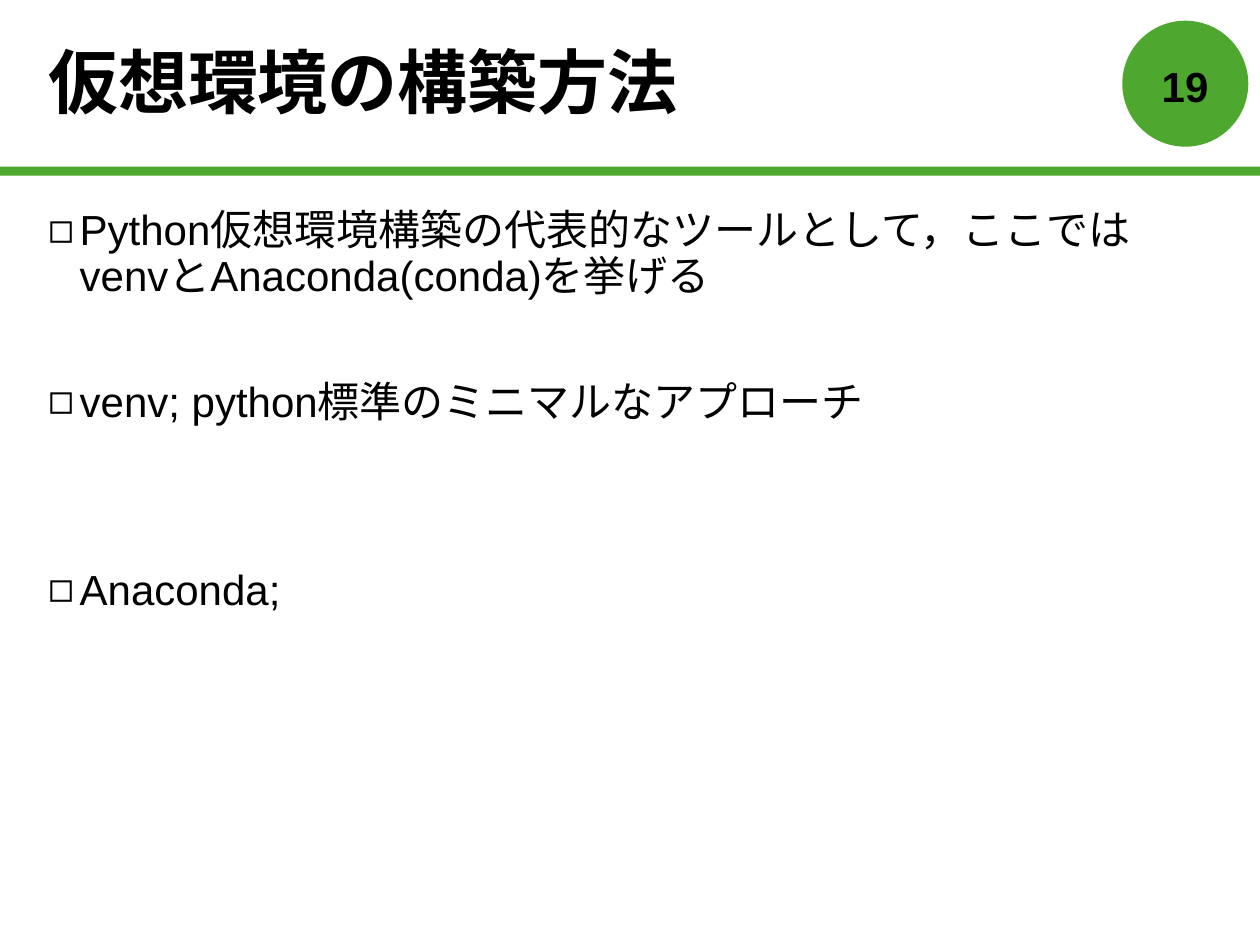
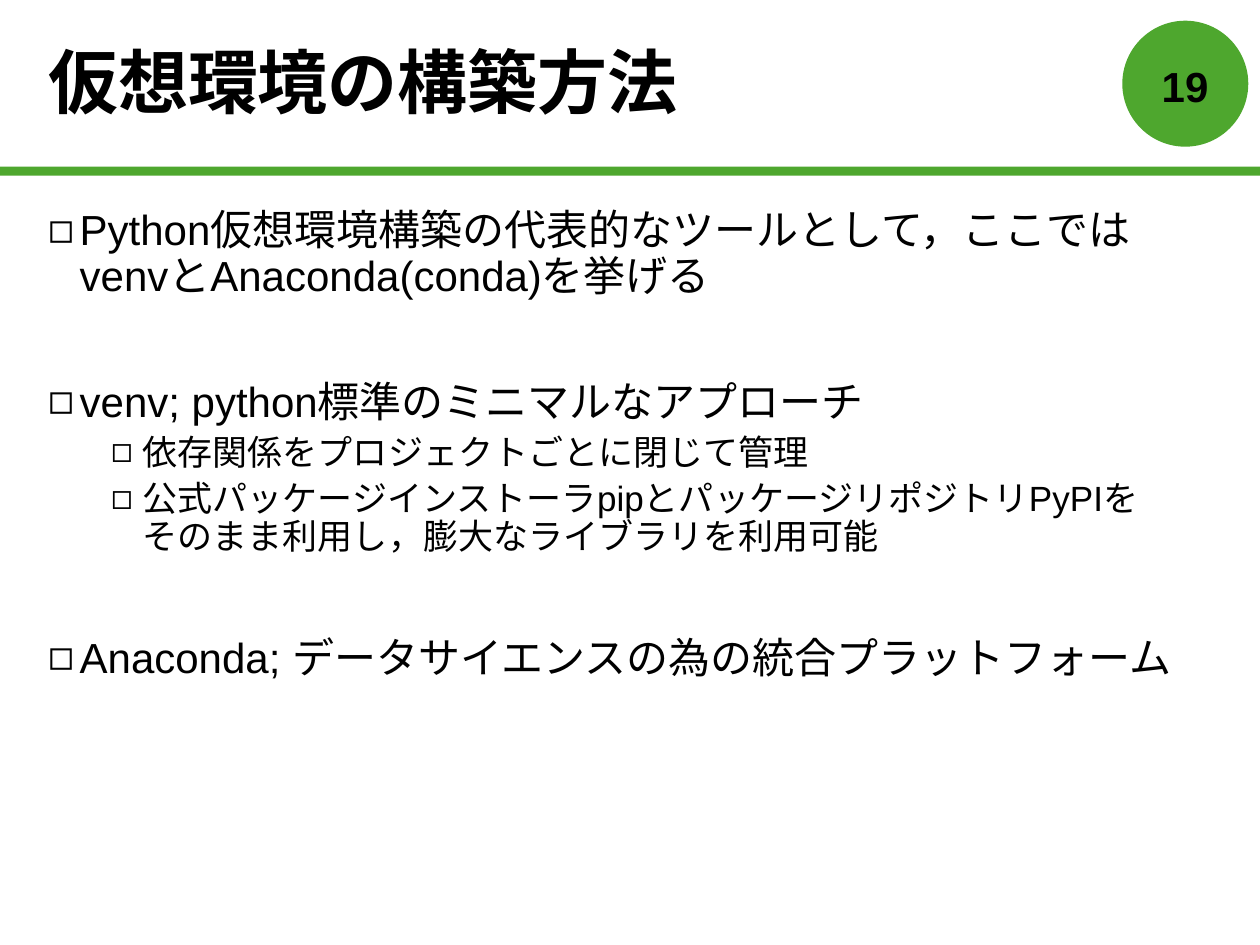
Before and after one commit to forest-book/MatlabLOSFormation, a slide deck: slide 20 of 森本皓斗.pptx. Drawn at 1260x945 pixels with LibreOffice and Linux fonts; fonts in the diff are those of the drawing. Boxes give left, top, right and bottom in pixels: in the first picture for what was removed or moved away, otherwise in the second. Text is boxed around its words. In the diff, an @@ line names an element or a change of style, - is before the commit and + after.

```diff
--- a/森本皓斗.pptx
+++ b/森本皓斗.pptx
@@ text at [80, 435, 1172, 679]: text changed; size 24 to 20 pt @@
-◻ Anaconda;
+  ◻ 依存関係をプロジェクトごとに閉じて管理
+  ◻ 公式パッケージインストーラpipとパッケージリポジトリPyPIを
+    そのまま利用し，膨大なライブラリを利用可能
+◻ Anaconda; データサイエンスの為の統合プラットフォーム
```
